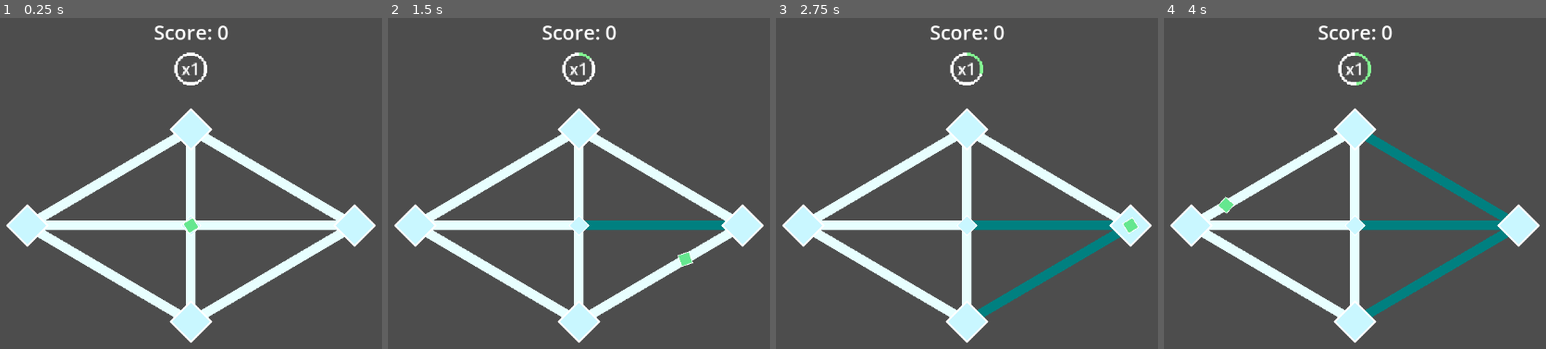
Above: before the commit, frames 1-4 (left to right).
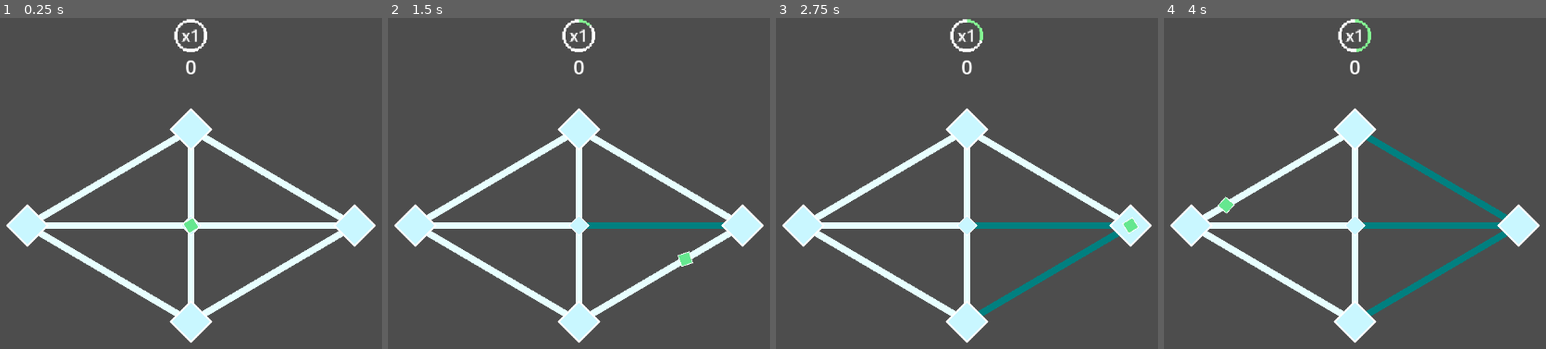
Above: after the commit, the same moments.

Repository: HyperGamesDev/diamo-clone
Game: Godot game, scene res://world.tscn
The game is run twice, just before and just after one commit, with the same random seed, the same clock (stepped at 60 frames per second) and the same inputs.
Inputs:
- Up to frame 1 (0.25 s): no input
- Up to frame 2 (1.5 s): tap Enter at 0.5 s; hold D (right) 0.53-1.28 s; hold S (down) from 1.28 s (still down)
- Up to frame 3 (2.75 s): release S (down) at 2.03 s; hold D (right) from 2.03 s (still down)
- Up to frame 4 (4 s): release D (right) at 2.78 s; hold W (up) 2.78-3.53 s; hold A (left) from 3.53 s (still down)

The runs differ from the first frame. In frame 1, 4.2% of the frame differs, in the area x 9-91%, y 0-91%; in frame 2, 4.1%; in frame 3, 4.0%; in frame 4, 3.9%.

Commit message:
v0.3

Diff:
--- /dev/null
+++ b/Collectables.gd
@@ -0,0 +1,37 @@
+extends Node2D
+
+
+@onready var collectablePoint=preload("res://collectable_point.tscn")
+var collectablePointInstance=null
+@onready var rng=RandomNumberGenerator.new()
+
+func _ready():
+	collectablePointInstance=collectablePoint.instantiate()
+	add_child(collectablePointInstance)
+	collectablePointInstance.hide_point()
+	reset_timer()
+
+func _on_collectables_timer_timeout():
+	#var randlineid=Game.World_node.lineconnections.keys().randomize()[0]
+	var point1id=rng.randi_range(0,len(Game.World_node.pointpositions)-1)
+	var point2id=rng.randi_range(0,len(Game.World_node.pointpositions)-1)
+	while (point2id==point1id):
+		point2id=rng.randi_range(0,len(Game.World_node.pointpositions)-1)
+	var point1=Game.World_node.pointpositions[point1id]
+	var point2=Game.World_node.pointpositions[point2id]
+	var randomPoint = (point1 + (point2 - point1) * randf())
+#	var rand_x=rng.randi_range(point1.x,point2.x)
+#	var rand_y=rng.randi_range(point1.y,point2.y)
+#	collectablePointInstance.position=Vector2(rand_x,rand_y)
+	collectablePointInstance.position=randomPoint
+	collectablePointInstance.point1=point1
+	collectablePointInstance.point2=point2
+	collectablePointInstance.show_point()
+	print("Timeout")
+	#reset_timer()
+
+func reset_timer():
+	var rand_timer:float=rng.randi_range(90,150)/10.0
+	$CollectablesTimer.wait_time=rand_timer
+	$CollectablesTimer.start()
+	print($CollectablesTimer.wait_time)
--- a/Game.gd
+++ b/Game.gd
@@ -8,6 +8,7 @@
 
 var scoreMultiplier:int=1
 const scoreForDiamond:int=5
+const scoreCollectable:int=1
 const scoreMultiplierMax:int=5
 var scoreMultiplierTimer:float=0
 const scoreMultiplierMaxTimer:float=20
@@ -47,3 +48,8 @@
 			scoreMultiplierTimer-=scoreMultiplierDecaySpeed*delta
 			if(scoreMultiplier==scoreMultiplierMax):
 				scoreMultiplier-=1
+
+func add_score(amnt):
+	amnt*=scoreMultiplier
+	score+=amnt
+	UI_node.score_popup(amnt)
--- a/UI.gd
+++ b/UI.gd
@@ -2,13 +2,15 @@
 
 @onready var progressBarFill_spr = load("res://circleFill.png")
 @onready var progressBarDecay_spr = load("res://circleFillDecay.png")
+@onready var scorePopup=$ScorePopup
 
 func _ready():
 	get_node("MultiplierProgressBar").max_value=Game.scoreMultiplierMaxTimer*10
+	scorePopup.scale=Vector2.ZERO
 
 
 func _process(delta):
-	get_node("ScoreTxt").text="Score: "+str(Game.score)
+	get_node("ScoreTxt").text=str(Game.score)
 	get_node("MultiplierProgressBar").value=Game.scoreMultiplierTimer*10
 	get_node("MultiplierProgressBar/MultiplierTxt").text="x"+str(Game.scoreMultiplier)
 
@@ -17,3 +19,9 @@
 
 func multiplier_decaying():
 	get_node("MultiplierProgressBar").set_progress_texture(progressBarDecay_spr)
+
+func score_popup(amnt):
+	scorePopup.text="+"+str(amnt)
+	var tweenScale=get_tree().create_tween()
+	tweenScale.tween_property(scorePopup,"scale",Vector2(1,1),0.25)
+	tweenScale.tween_property(scorePopup,"scale",Vector2(0,0),0.15)
--- /dev/null
+++ b/collectable_point.gd
@@ -0,0 +1,57 @@
+extends Area2D
+
+var point1=Vector2(0,0)
+var point2=Vector2(0,0)
+const SPEED=30
+
+#@onready var tweenPos=get_tree().create_tween()
+
+#func _ready():
+#	pass
+#	##Move between points
+#	#position=Tween.interpolate_value(point1,point2,5*delta)
+#	#restart_movement()
+#
+#func restart_movement():
+#	tweenPos.kill()
+#	tweenPos=get_tree().create_tween()
+#	tweenPos.tween_property(self,"position",point2,5)
+#	tweenPos.tween_callback(restart_movement)
+#	switch_points()
+
+func _process(delta):
+	var direction = (point2 - position).normalized()
+	var velocity = direction * SPEED * delta
+
+	if position.distance_to(point2) > velocity.length():
+		position += velocity
+	else:
+		position = point2
+		switch_points()
+
+func switch_points():
+	var pointTemp=point1
+	point1=point2
+	point2=pointTemp
+
+func _on_area_entered(area):
+	if(area.name=="Player"):
+		Game.add_score(Game.scoreCollectable)
+		hide_point()
+		if(Game.World_node.get_node("Collectables")!=null):
+			Game.World_node.get_node("Collectables").reset_timer()
+		else:
+			print("Collectables node is null!")
+
+func hide_point():
+	monitoring=false
+	monitorable=false
+	visible=false
+	set_collision_mask_value(1,false)
+
+func show_point():
+	monitoring=true
+	monitorable=true
+	visible=true
+	set_collision_mask_value(1,true)
+	#restart_movement()
--- /dev/null
+++ b/collectable_point.tscn
@@ -0,0 +1,20 @@
+[gd_scene load_steps=4 format=3 uid="uid://vhtjc3atywt5"]
+
+[ext_resource type="Script" path="res://collectable_point.gd" id="1_n42qd"]
+[ext_resource type="Texture2D" uid="uid://bvprax7b1jgi0" path="res://collectable.png" id="1_yasy0"]
+
+[sub_resource type="CircleShape2D" id="CircleShape2D_2h6at"]
+radius = 16.0312
+
+[node name="CollectablePoint" type="Area2D"]
+scale = Vector2(0.4, 0.4)
+collision_layer = 2
+script = ExtResource("1_n42qd")
+
+[node name="CollisionShape2D" type="CollisionShape2D" parent="."]
+shape = SubResource("CircleShape2D_2h6at")
+
+[node name="Sprite2D" type="Sprite2D" parent="."]
+texture = ExtResource("1_yasy0")
+
+[connection signal="area_entered" from="." to="." method="_on_area_entered"]
--- a/fill_polygon.gd
+++ b/fill_polygon.gd
@@ -23,7 +23,7 @@
 	scale=Vector2(size,size)
 	if(decayTimer<=0 and checked):
 		for lineid in pairing:
-			Game.World_node.uncheck_line(lineid)
+			Game.World_node.uncheck_line_fill(lineid,self)
 		checked=false
 
 func set_checked():
--- a/line.tscn
+++ b/line.tscn
@@ -3,3 +3,4 @@
 [node name="Line" type="Line2D"]
 modulate = Color(0.909804, 1, 1, 1)
 z_index = -10
+width = 7.0
--- a/player.gd
+++ b/player.gd
@@ -1,4 +1,4 @@
-extends CharacterBody2D
+extends Area2D
 
 const SPEED = 2
 const SPEED_HOLD = 3.5
@@ -18,44 +18,15 @@
 func _process(delta):
 	if !moving:
 		lastpos_id=currentpos_id
-		match (currentpos_id):
-			0:
-				if(Input.is_action_pressed("up")):
-					change_posid(1)
-				elif(Input.is_action_pressed("right")):
-					change_posid(2)
-				elif(Input.is_action_pressed("down")):
-					change_posid(3)
-				elif(Input.is_action_pressed("left")):
-					change_posid(4)
-			1:
-				if(Input.is_action_pressed("right")):
-					change_posid(2)
-				elif(Input.is_action_pressed("down")):
-					change_posid(0)
-				elif(Input.is_action_pressed("left")):
-					change_posid(4)
-			2:
-				if(Input.is_action_pressed("up")):
-					change_posid(1)
-				elif(Input.is_action_pressed("down")):
-					change_posid(3)
-				elif(Input.is_action_pressed("left")):
-					change_posid(0)
-			3:
-				if(Input.is_action_pressed("up")):
-					change_posid(0)
-				elif(Input.is_action_pressed("right")):
-					change_posid(2)
-				elif(Input.is_action_pressed("left")):
-					change_posid(4)
-			4:
-				if(Input.is_action_pressed("up")):
-					change_posid(1)
-				elif(Input.is_action_pressed("right")):
-					change_posid(0)
-				elif(Input.is_action_pressed("down")):
-					change_posid(3)
+		if(Input.is_action_pressed("up")):
+			move_up()
+		elif(Input.is_action_pressed("right")):
+			move_right()
+		elif(Input.is_action_pressed("down")):
+			move_down()
+		elif(Input.is_action_pressed("left")):
+			move_left()
+
 	if moving:
 		if(any_button_pressed()):
 			speedcur=SPEED_HOLD
@@ -68,6 +39,50 @@
 	else:
 		rotation=45
 		Game.decay_multiplier(delta)
+
+func move_up():
+	match (currentpos_id):
+		0:
+			change_posid(1)
+		2:
+			change_posid(1)
+		3:
+			change_posid(0)
+		4:
+			change_posid(1)
+
+func move_right():
+	match (currentpos_id):
+		0:
+			change_posid(2)
+		1:
+			change_posid(2)
+		3:
+			change_posid(2)
+		4:
+			change_posid(0)
+
+func move_down():
+	match (currentpos_id):
+		0:
+			change_posid(3)
+		1:
+			change_posid(0)
+		2:
+			change_posid(3)
+		4:
+			change_posid(3)
+
+func move_left():
+	match (currentpos_id):
+		0:
+			change_posid(4)
+		1:
+			change_posid(4)
+		2:
+			change_posid(0)
+		3:
+			change_posid(4)
 
 func any_button_pressed():
 	return (Input.is_action_pressed("up") or Input.is_action_pressed("right") or Input.is_action_pressed("down") or Input.is_action_pressed("left"))
--- a/player.tscn
+++ b/player.tscn
@@ -6,16 +6,15 @@
 [sub_resource type="RectangleShape2D" id="RectangleShape2D_q5006"]
 size = Vector2(30.46, 30.46)
 
-[node name="Player" type="CharacterBody2D"]
+[node name="Player" type="Area2D"]
 rotation = 0.785398
 scale = Vector2(0.4, 0.4)
+collision_mask = 2
 script = ExtResource("1_5id07")
 
 [node name="CollisionShape2D" type="CollisionShape2D" parent="."]
 position = Vector2(-1.55619e-06, -1.55619e-06)
 shape = SubResource("RectangleShape2D_q5006")
-metadata/_edit_lock_ = true
 
 [node name="Sprite2D" type="Sprite2D" parent="."]
 texture = ExtResource("1_dtihv")
-metadata/_edit_lock_ = true
--- a/project.godot
+++ b/project.godot
@@ -46,6 +46,11 @@
 ]
 }
 
+[layer_names]
+
+2d_physics/layer_1="Player"
+2d_physics/layer_2="Collectables"
+
 [rendering]
 
 textures/canvas_textures/default_texture_filter=0
--- a/world.gd
+++ b/world.gd
@@ -7,6 +7,7 @@
 var lineconnections={}
 var line_fill_obj_list=[]
 var checkedlines=[]
+var checkedlines_new=[]
 var lines_pairs=[["12","01","02"],["23","02","03"],["34","03","04"],["41","04","01"]]
 
 const linefill_decayTimerMax=4
@@ -111,13 +112,15 @@
 		var tweenScale=get_tree().create_tween()
 		tweenScale.tween_property(linefill,"scale",Vector2(1,1),0.025)
 		tweenScale.tween_property(linefill,"scale",Vector2(0,0),0.05)
-	Game.score+=Game.scoreForDiamond*Game.scoreMultiplier
+	Game.add_score(Game.scoreForDiamond)
 
 func check_line(lineid):
 #	checkedlines=[]
 #	for item in line_fill_obj_list:
 #		checkedlines.append(item.pairing)
 
+	if(lineid in checkedlines and lineid not in checkedlines_new):
+		checkedlines_new.append(lineid)
 	if(lineid not in checkedlines):
 		var tweenColor=get_tree().create_tween()
 		tweenColor.tween_property(lineconnections[lineid],"default_color",Color(0.0,0.5,0.5),0.05)
@@ -127,7 +130,7 @@
 	print(checkedlines)
 	for i in range(lines_pairs.size()):
 		var pair=lines_pairs[i]
-		if pairoflines_exists(pair):
+		if pairoflines_exists(pair,checkedlines):
 			if(line_fill_obj_list[i].checked==false):
 				line_fill_obj_list[i].set_checked()
 				var tweenScale=get_tree().create_tween()
@@ -136,6 +139,14 @@
 				print(line_fill_obj_list[i].scale)
 #			else:##We need to make it refresh the timer someplace else
 #				line_fill_obj_list[i].decayTimer=linefill_decayTimerMax
+		if pairoflines_exists(pair,checkedlines_new):
+			line_fill_obj_list[i].decayTimer=linefill_decayTimerMax
+			for element in pair:
+				checkedlines_new.erase(element)
+
+func uncheck_line_fill(lineid,fillobj):
+	if(not checkifline_isonactivefill(lineid,fillobj)):
+		uncheck_line(lineid)
 
 func uncheck_line(lineid):
 	if(lineid in checkedlines):
@@ -143,22 +154,23 @@
 		tweenColor.tween_property(lineconnections[lineid],"default_color",Color(0.6,0.6,0.6),0.05)
 		tweenColor.tween_property(lineconnections[lineid],"default_color",Color(1,1,1),0.05)
 		checkedlines.erase(lineid)
+		checkedlines_new.erase(lineid)
 		print(str(lineid)+" removed")
 
-func pairoflines_exists(pair)->bool:
+func pairoflines_exists(pair,list=checkedlines)->bool:
 	for item in line_fill_obj_list:
 		var found = true
 		for element in pair:
-			if element not in checkedlines:
+			if element not in list:
 				found = false
 				break
 		if found:
 			return true
 	return false
-#func pairoflines_exists(pair, list)->bool:
-#	for item in list:
-#		var sorted_pair = pair.duplicate().sort()
-#		var sorted_item = item.duplicate().sort()
-#		if sorted_pair == sorted_item:
-#			return true
-#	return false
+
+func checkifline_isonactivefill(lineid,fillobj):
+	var other_fills_list=line_fill_obj_list.duplicate()
+	other_fills_list.erase(fillobj)
+	for item in other_fills_list:
+		if lineid in item.pairing and item.checked:
+			return true
--- a/world.tscn
+++ b/world.tscn
@@ -6,9 +6,19 @@
 [ext_resource type="Script" path="res://UI.gd" id="4_p30g1"]
 [ext_resource type="Texture2D" uid="uid://ch1ca6arumfqe" path="res://circleFillBg.png" id="5_cwgtq"]
 [ext_resource type="Texture2D" uid="uid://8ifih7adxjgo" path="res://circleFill.png" id="6_14j8x"]
+[ext_resource type="Script" path="res://Collectables.gd" id="7_d3uqg"]
 
 [sub_resource type="RectangleShape2D" id="RectangleShape2D_efxdm"]
 size = Vector2(31.1127, 31.1127)
+
+[sub_resource type="SystemFont" id="SystemFont_8j417"]
+font_names = PackedStringArray("Consolas")
+
+[sub_resource type="SystemFont" id="SystemFont_xnk6g"]
+font_names = PackedStringArray("Consolas")
+
+[sub_resource type="SystemFont" id="SystemFont_h6oxo"]
+font_names = PackedStringArray("Consolas")
 
 [node name="World" type="Node2D"]
 script = ExtResource("1_xancu")
@@ -81,6 +91,13 @@
 offset = Vector2(0, 82)
 zoom = Vector2(1.5, 1.5)
 
+[node name="Collectables" type="Node2D" parent="."]
+script = ExtResource("7_d3uqg")
+
+[node name="CollectablesTimer" type="Timer" parent="Collectables"]
+wait_time = 4.0
+one_shot = true
+
 [node name="UI" type="CanvasLayer" parent="."]
 script = ExtResource("4_p30g1")
 
@@ -89,9 +106,9 @@
 anchor_left = 0.5
 anchor_right = 0.5
 offset_left = -16.0
-offset_top = 64.0
+offset_top = 12.0
 offset_right = 16.0
-offset_bottom = 96.0
+offset_bottom = 44.0
 grow_horizontal = 2
 scale = Vector2(1.6, 1.6)
 pivot_offset = Vector2(16, 16)
@@ -106,6 +123,7 @@
 anchor_bottom = 1.0
 grow_horizontal = 2
 grow_vertical = 2
+theme_override_fonts/font = SubResource("SystemFont_8j417")
 text = "x1"
 horizontal_alignment = 1
 vertical_alignment = 1
@@ -116,9 +134,35 @@
 anchor_left = 0.5
 anchor_right = 0.5
 offset_left = -58.5
+offset_top = 53.53
 offset_right = 58.5
-offset_bottom = 47.0
+offset_bottom = 100.53
 grow_horizontal = 2
+theme_override_fonts/font = SubResource("SystemFont_xnk6g")
 theme_override_font_sizes/font_size = 31
-text = "Score: 0"
+text = "0"
 horizontal_alignment = 1
+
+[node name="ScorePopup" type="Label" parent="UI"]
+anchors_preset = 8
+anchor_left = 0.5
+anchor_top = 0.5
+anchor_right = 0.5
+anchor_bottom = 0.5
+offset_left = -81.0
+offset_top = -104.0
+offset_right = 69.0
+offset_bottom = 46.0
+grow_horizontal = 2
+grow_vertical = 2
+pivot_offset = Vector2(75, 75)
+theme_override_colors/font_shadow_color = Color(0.494118, 0.501961, 0.913725, 0.952941)
+theme_override_constants/outline_size = 2
+theme_override_constants/shadow_outline_size = 15
+theme_override_fonts/font = SubResource("SystemFont_h6oxo")
+theme_override_font_sizes/font_size = 56
+text = "+5"
+horizontal_alignment = 1
+vertical_alignment = 1
+
+[connection signal="timeout" from="Collectables/CollectablesTimer" to="Collectables" method="_on_collectables_timer_timeout"]
Binary file added: collectable.png
Not shown, added: collectable.png.import
Not shown: 1 places in world.tscn that only renumber resources
Not shown, added: col7747.tmp
